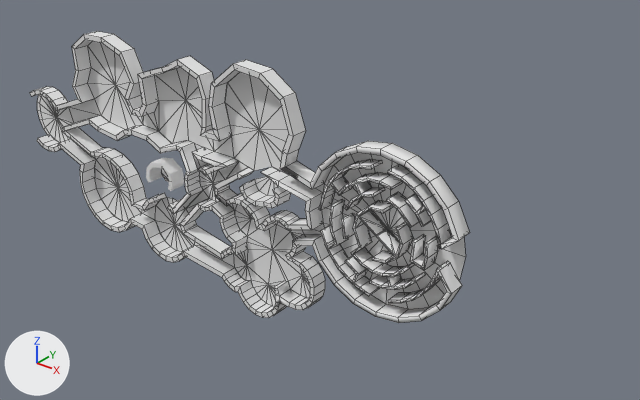
A saved change to the FBX model Assets/Models/Levels/Asymmetry.fbx.
Rendered twice from a 50 mm camera at (399.0, -338.0, 245.0) aimed at (113.0, 19.0, 23.0). The axes (+X, +Y, +Z) are drawn at lower left. The lights are the same throughout. Mesh edges are drawn as thin lines on the coarser meshes. Where no turn or scale is listed for an object, it has been applied to the vertices.

In view in the first picture: 'Bridge 2-2.5 (1).002', 'Bridge 2-2.5 (1).003', 'Bridge 2-2.5 (1).004', 'Walls'.
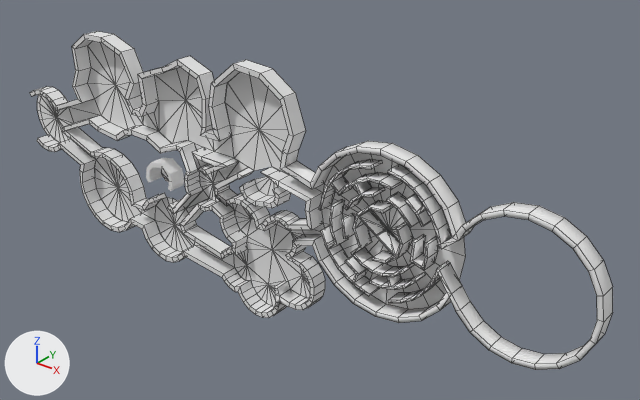
What the commit changed:
me_bridge_2_2_5__1__001 is used by ob_walls; location (0.0, 60.8, 2.7).
me_bridge_2_2_5__1__001 had 1158 vertices, 1330 faces and spanned x -119.0..220.0, y -70.0..-60.0, z -54.0..101.0.
me_bridge_2_2_5__1__001 no longer uses material mat_material_004 (white #e7e7e7).
me_bridge_2_2_5__1__001 now has 1226 vertices, 1404 faces and spans x -119.0..293.0, y -70.0..-60.0, z -54.0..101.0.
Part 1, on me_bridge_2_2_5__1__001:
42 faces are deleted.
34 vertices are added at x 221.0..293.0, y -70.0, z -13.0..67.0.
34 new vertices lie (0.0, 10.0, 0.0) away from vertices in x 221.0..293.0, y -70.0, z -13.0..67.0.
116 new faces join them.
me_bridge_2_2_5__1__001 now uses material mat_material_001 (white #e7e7e7).

Pixel boxes (x1, y1, x2, y2) of what changed, in the pictures (640 x 400 px):
'Walls', reshaped (32% wider, 16% taller): before (30, 31, 470, 323); after (30, 31, 613, 370)
part 1 of me_bridge_2_2_5__1__001, built on: before (281, 141, 470, 249); after (281, 141, 613, 370)
